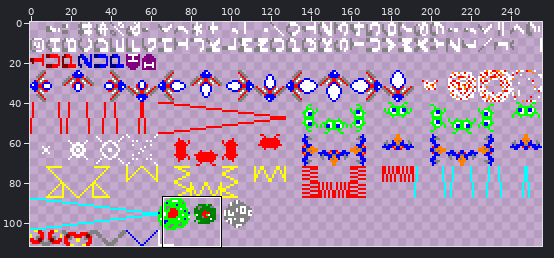
Two versions of one sprite sheet, png/gfx.png. The first picture is a wide view before the edit; the outline marks the close-up.
Close-up. Before:
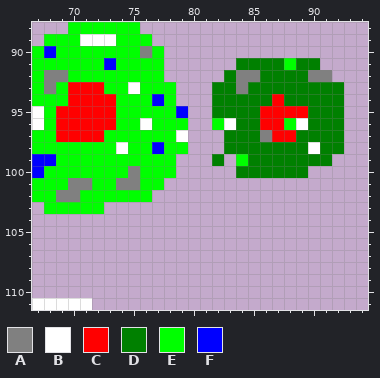
The file is 256x112 pixels. Shown: x 67..94, y 88..111.
Palette (. is transparent): A #808080  B #ffffff  C #ff0000  D #008000  E #00ff00  F #0000ff
Pixels before, first column x 67:
 88 ...EEEEEE.................
 89 .EEEBBBEEE................
 90 EFEEEEEEEAE...............
 91 EEEEEEFEEEE......DDDDEDD..
 92 EAAEEEEEEEE.....DAADDDDAA.
 93 EAECCCEEBEEE...DDADDDDDDDD
 94 EEECCCCEEEFE...DDDDDCDDDDD
 95 BECCCCCEEEEEF..DDDDCCCCDDD
 96 BECCCCCEEBEEE..EBDDCCEBDDD
 97 EECCCCEEEEEEB...DDDACCDDDD
 98 EEEEEEEBEEFEE...DDDDDDDBDD
 99 FFEEEEEEEEEE...D.EDDDDDDD.
100 FEEEEEEEAEEE.....DDDDDD...
101 EEEAAEEAAEE...............
102 EEAAEEEEEE................
103 .EEEEE....................
104 ..........................
105 ..........................
106 ..........................
107 ..........................
108 ..........................
109 ..........................
110 ..........................
111 BBBBB.....................
New version:
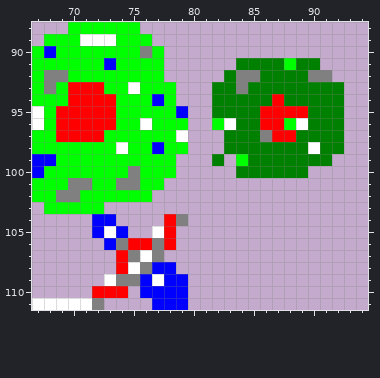
What changed:
y 104: x 72..73 .. -> FF; x 78..79 .. -> CA
y 105: x 72..74 ... -> FBF; x 77..78 .. -> BC
y 106: x 73..78 ...... -> FACCAC
y 107: x 74..77 .... -> CABA
y 108: x 74..78 ..... -> CBAFF
y 109: x 73..79 ....... -> BAAFBFF
y 110: x 72..74 ... -> CCC; x 76..79 .... -> FFFF
y 111: x 72 . -> A; x 77..79 ... -> FFF
Pixel boxes of the changes (left, top, right, bottom) in both close-ups:
added: (92, 214, 188, 310)
